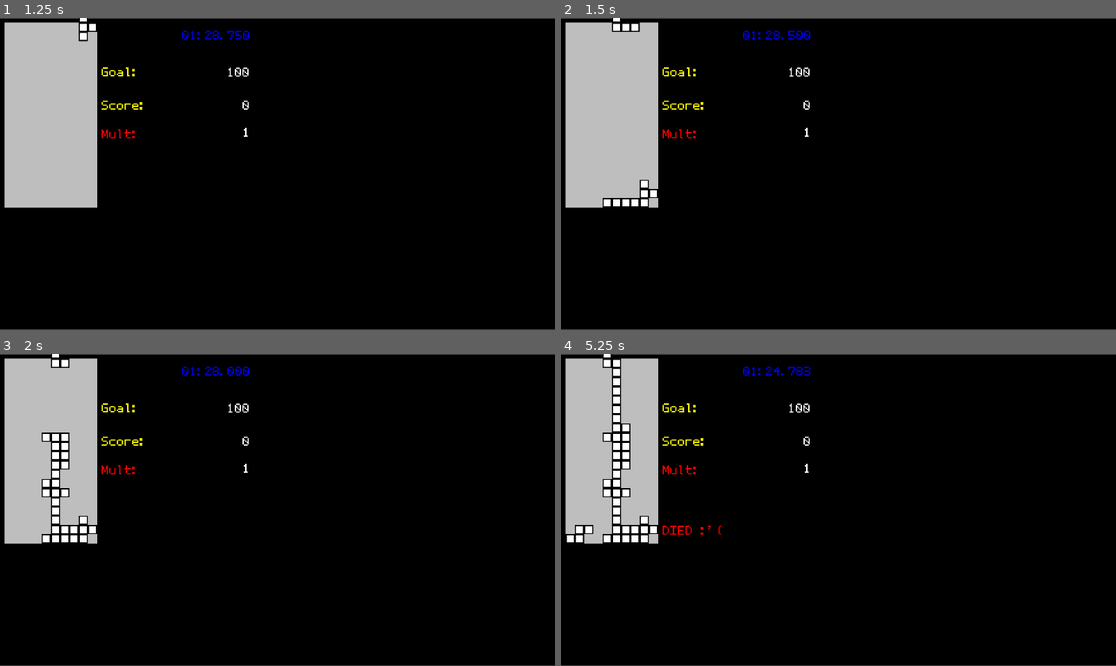
Above: before the commit, frames 1-4 (two rows, left to right).
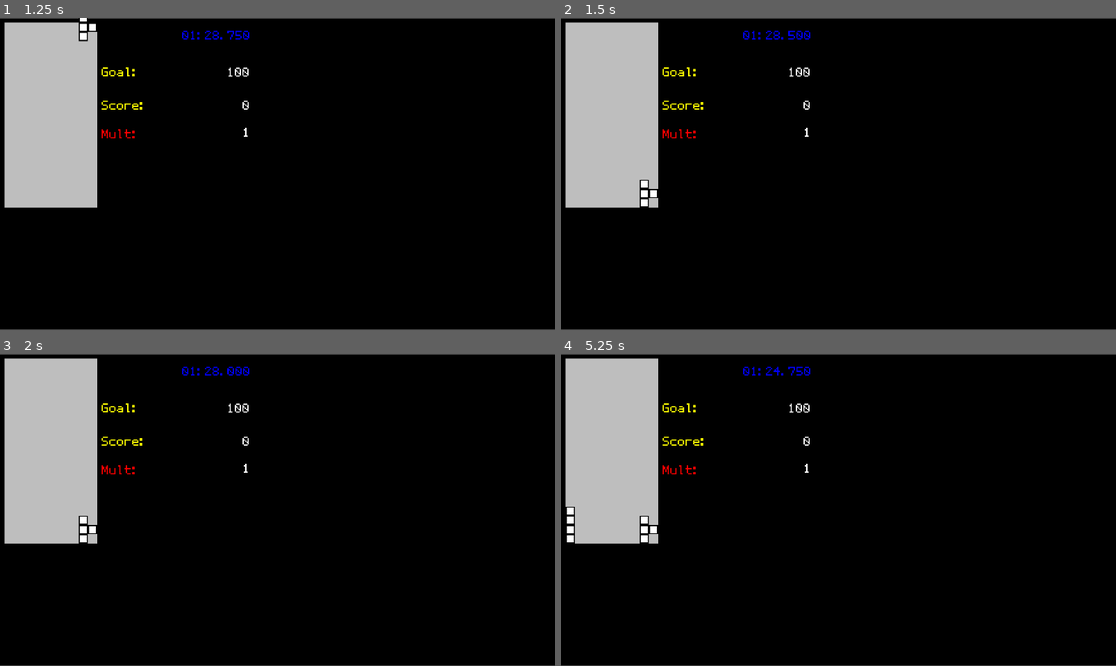
Above: after the commit, the same moments.

Repository: AsgerHB/create-jam-spring-2025
Game: Godot game, scene res://Scenes/Run.tscn
Same seed, same stepped clock (60 frames per second), same inputs: the game is played once before the commit and once after it. Sound files missing from this copy of the repository are replaced by a short silence.
Inputs:
- Up to frame 1 (1.25 s): tap Enter at 0.5 s; hold Right (ui_right) from 0.53 s (still down)
- Up to frame 2 (1.5 s): release Right (ui_right) at 1.28 s; hold Space (slam_down) from 1.28 s (still down)
- Up to frame 3 (2 s): keep holding Space (slam_down)
- Up to frame 4 (5.25 s): release Space (slam_down) at 2.03 s; hold Right (ui_right) 2.03-2.78 s; hold Up (ui_up) 2.78-3.53 s; hold Left (ui_left) 3.53-5.03 s; hold Space (slam_down) from 5.03 s (still down)

Frame 1 is identical in both runs. In frame 2, 0.4% of the frame differs, in the area x 7-15%, y 0-61%; in frame 3, 1.4%; in frame 4, 2.2%, in the area x 0-45%, y 0-61%.

Commit message:
Fix multi smash

Diff:
--- a/Prefabs/Cell.tscn
+++ b/Prefabs/Cell.tscn
@@ -1,12 +1,10 @@
-[gd_scene load_steps=5 format=3 uid="uid://cuo37ijhwa1ew"]
+[gd_scene load_steps=4 format=3 uid="uid://cuo37ijhwa1ew"]
 
 [ext_resource type="Script" uid="uid://yr2tvymwtp2h" path="res://Scripts/Cell.gd" id="1_tf5rp"]
 [ext_resource type="Texture2D" uid="uid://t27wqlp1hsc5" path="res://Sprites/BlockSprites.png" id="2_mdjbt"]
 [ext_resource type="PackedScene" uid="uid://cfnbwke3gpcxv" path="res://Prefabs/Explosion.tscn" id="3_gfo3m"]
-[ext_resource type="PackedScene" uid="uid://dl58xmnqnaa6o" path="res://Prefabs/ScoreEffect.tscn" id="4_gfo3m"]
 
 [node name="Cell" type="Node2D"]
 script = ExtResource("1_tf5rp")
 sprite_sheet = ExtResource("2_mdjbt")
 explosion_particle = ExtResource("3_gfo3m")
-score_effect = ExtResource("4_gfo3m")
--- a/TetrisGame.gd
+++ b/TetrisGame.gd
@@ -24,6 +24,8 @@
 @export var move_sideways_interval_ticks: int = 2
 
 var pause: bool = false
+
+var smash_next: bool = false
 
 var grid: Array = []
 var falling_tetriminos: Tetriminos = null
@@ -142,6 +144,8 @@
 func _process(delta):
 	if pause:
 		return
+	if Input.is_action_just_pressed("slam_down"):
+		smash_next = true
 	if Input.is_action_just_pressed("ui_right"):
 		if try_move_falling_tetriminos_x(1):
 			ticks_since_last_sideways_move = -6
@@ -201,7 +205,8 @@
 		elif Input.is_key_pressed(KEY_W):
 			win()
 
-	if Input.is_action_pressed("slam_down"):
+	if smash_next:
+		smash_next = false
 		# Hard drop
 		if falling_tetriminos != null:
 			while try_move_falling_tetriminos_down():
